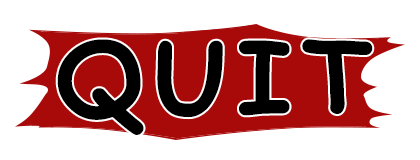
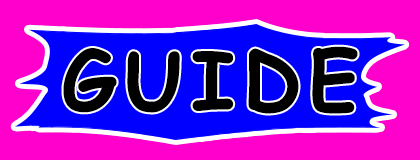
Comparing the layer stacks of the two 420 × 160 images. Changes:
added layer "GUIDE" above "QUIT" over [63, 46, 358, 114]
hid "QUIT" over [57, 39, 373, 135]
added layer "あお背景" above "赤背景" over [10, 19, 410, 145]
renamed "シェイプ 1 のコピー 4" to "赤背景", hid it, painted on it over [10, 19, 410, 145]
hid "レイヤー 1 のコピー" over [0, 0, 420, 160]
showed "レイヤー 1" over [0, 0, 420, 160]
